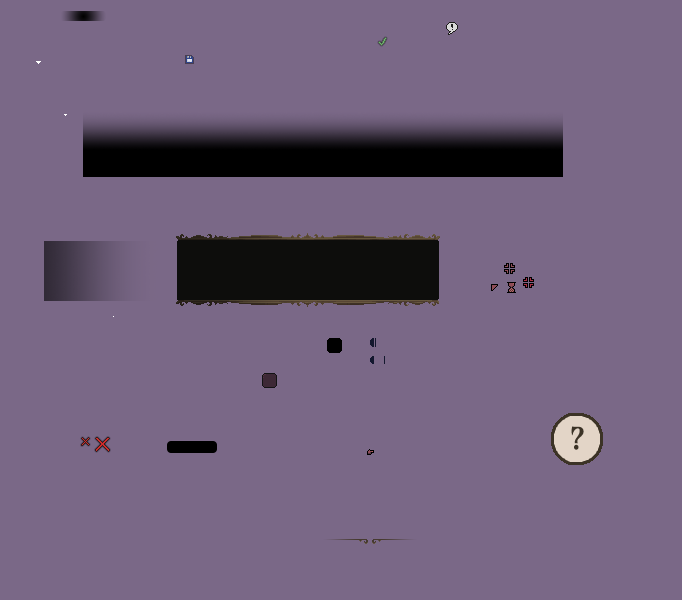
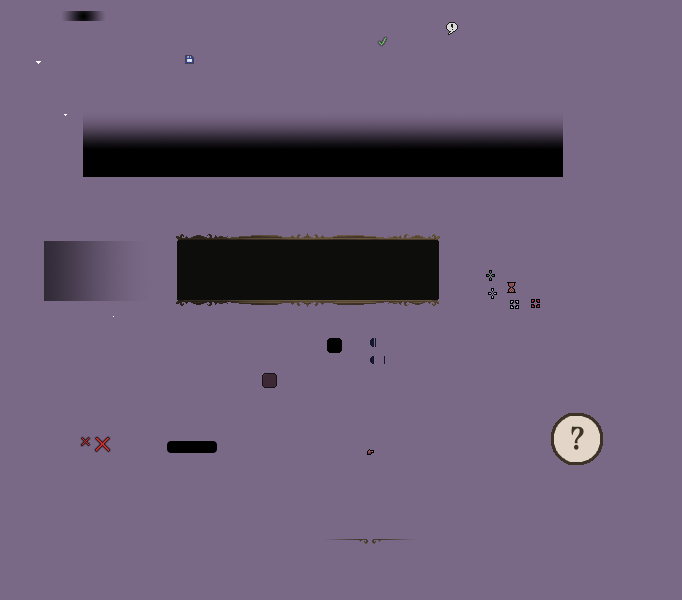
Revision of a layered (682, 600) image; what changed, layer by layer:
added group "Mouse cursors" with 5 layers above "Prompt" over (486, 270, 540, 309)
renamed "MouseCursorCombatMode.png" to "MouseCursorCross.png", moved it into group "Mouse cursors", painted on it over (504, 263, 519, 309)
renamed "MouseCursorTarget.png" to "MouseCursorCrossOn.png", moved it into group "Mouse cursors", painted on it over (523, 277, 540, 308)
moved "MouseCursorDefault.png" into group "Mouse cursors", painted on it over (488, 284, 498, 299)
added layer "MouseCursorDefaultOn.png" in group "Mouse cursors" over (486, 270, 495, 281)
